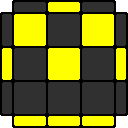
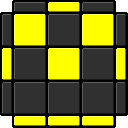
Layer changes from the first 128 x 128 image to the second:
painted on "color" over 2, 2, 126, 126
